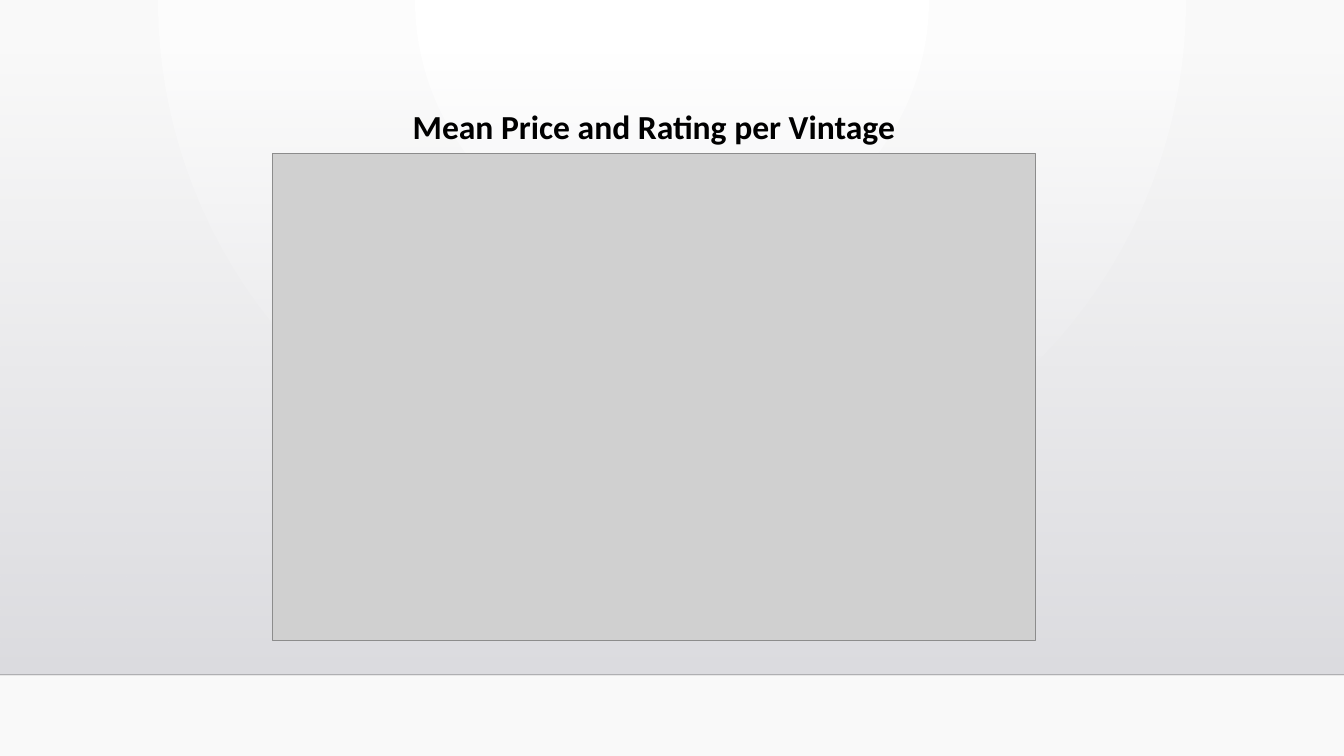
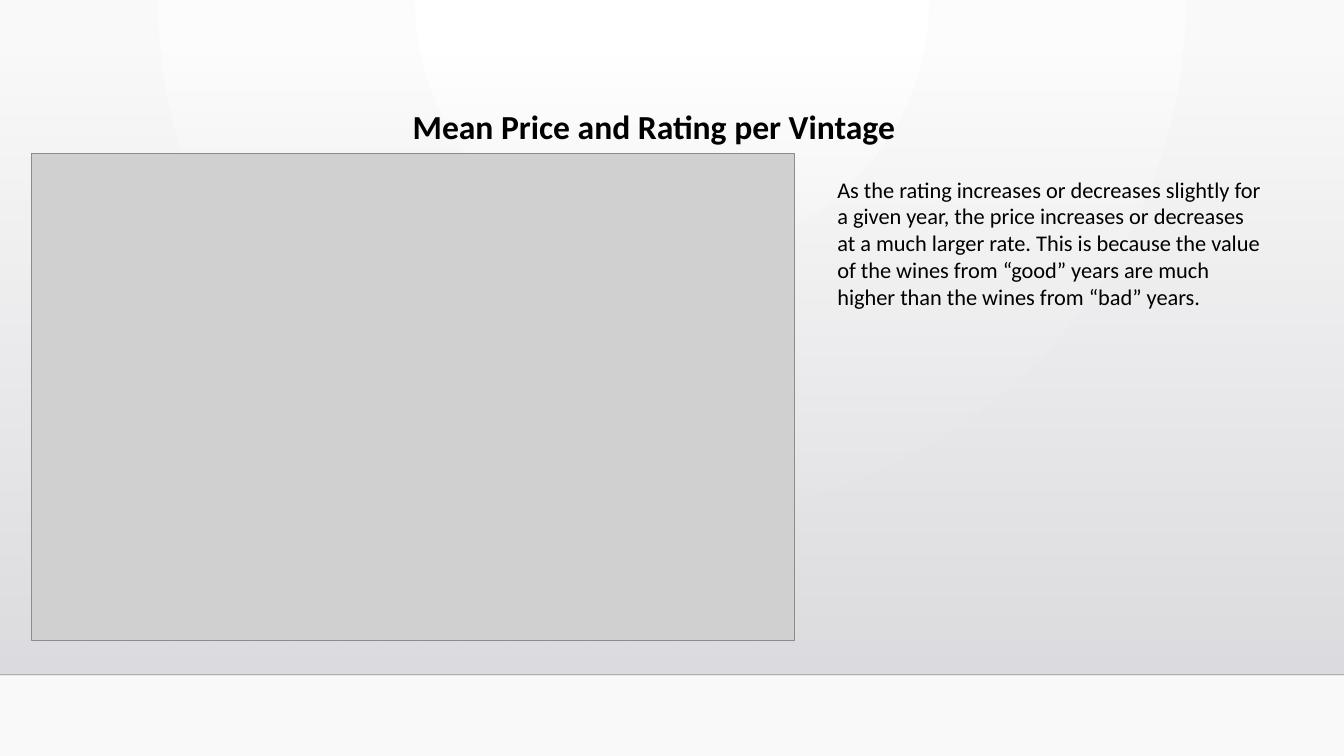
Before and after one commit to vittalsiddaiah/FantasticFive, a slide deck: slide 19 of Project/Final Presentation.pptx. Drawn at 1344x756 pixels with LibreOffice and Linux fonts; fonts in the diff are those of the drawing; grey boxes stand for pictures; background and template pictures are left out. Boxes give left, top, right and bottom in pixels: in the first picture for what was removed or moved away, otherwise in the second. Text is boxed around its words. In the diff, an @@ line names an element or a change of style, - is before the commit and + after.

```diff
--- a/Project/Final Presentation.pptx
+++ b/Project/Final Presentation.pptx
@@ picture: place and size @@
-picture at bbox=[272, 153, 1035, 641]
+picture at bbox=[31, 153, 795, 641]
@@ text added at bbox=[837, 182, 1261, 309], 16 pt, text #000000 @@
+As the rating increases or decreases slightly for a given year, the price increases or decreases at a much larger rate. This is because the value of the wines from “good” years are much higher than the wines from “bad” years.
```
Also in this commit, not shown: 5 other slides changed.
